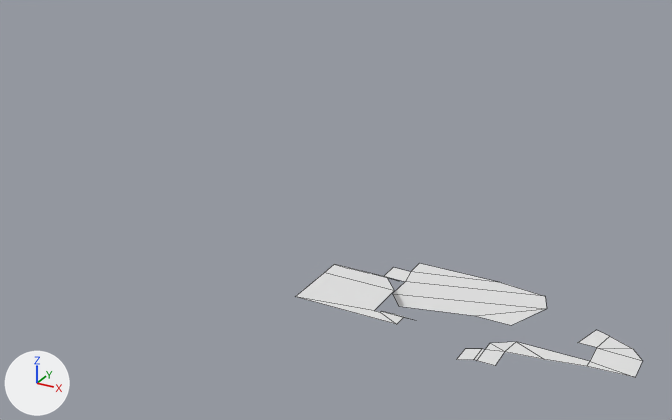
Before and after pictures for a commit that changed the FBX model Steel Heel Jam/Assets/Art/Meshes/Powerhouse/SM_Tile_01.fbx.
One viewpoint serves both versions: a 50 mm camera at (50.4, -177.5, 103.7) aimed at (-43.8, -6.3, 18.1). Lighting does not change. The marker at lower left points along +X, +Y and +Z. Mesh edges are drawn as thin lines.

The older version as bpy lines, for what is in view:
```python
me_plane_005 = bpy.data.meshes.new('Plane.005')
me_plane_005.from_pydata(...)  # 46 vertices, 24 faces; spans x -41.1..28.3, y -29.6..5.0, z 3.5..7.5
me_plane_005.materials.append(mat_m_tile_01)  # white #e7e7e7
ob_sm_tile_01 = bpy.data.objects.new('SM_Tile_01', me_plane_005)
ob_sm_tile_01.location = (0.0, 0.0, 0.0)
```
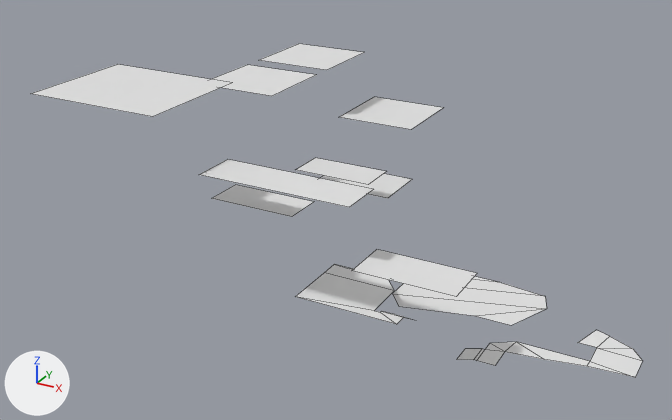
The change in detail:
me_plane_005 is used by ob_sm_tile_01; location (0.0, 0.0, 0.0).
me_plane_005 had 46 vertices, 24 faces and spanned x -41.1..28.3, y -29.6..5.0, z 3.5..7.5.
me_plane_005 now has 82 vertices, 33 faces and spans x -92.0..28.3, y -47.2..56.2, z 3.5..49.4.
Part 1, on me_plane_005:
30 vertices are added at x -92.0..-0.8, y -47.2..56.2, z 13.5..49.4.
6 new vertices lie (21.6, 0.0, 0.0) away from vertices in x -89.0..-62.7, y 4.7..53.4, z 13.5..38.8.
9 new faces join them.

Location of each change, (x1, y1, x2, y2) in pixels of the pictures (672 x 420 px):
'SM_Tile_01', reshaped (76% wider, 190% taller): before (295, 263, 642, 377); after (31, 44, 642, 377)
part 1 of me_plane_005, added: after (31, 44, 477, 297)
